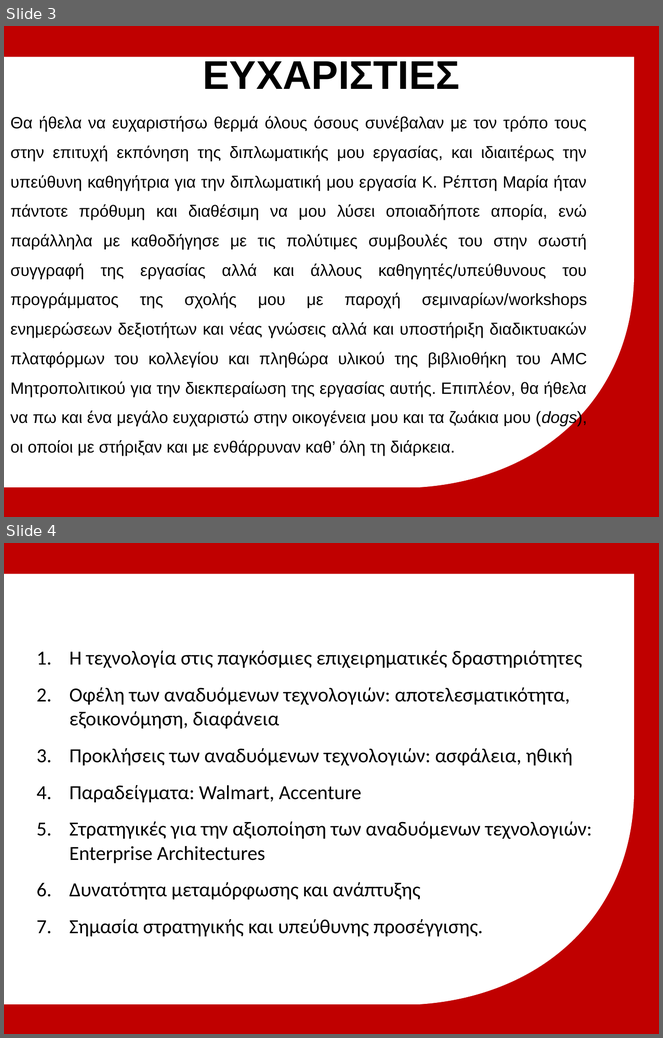
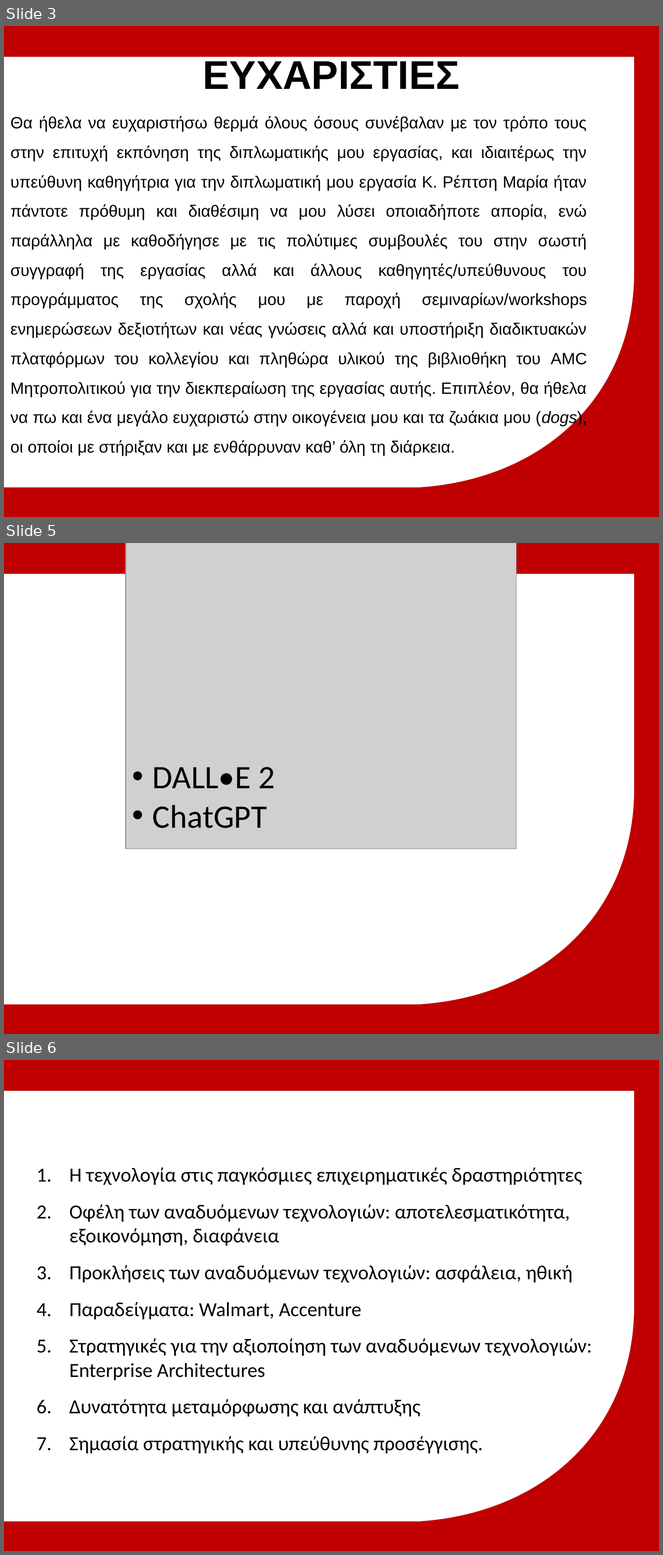
Before and after one commit to michailmarkou1995/MBA, a slide deck: Spiritual Wellbeing IV Professional Development and Applied Research/Μητροπολιτικό Κολλέγιο_ΣΕΚΦ[Μιχαηλ Μαρκου] IT in Global Business.pptx. Shown one above the other, each under a label of ours: slides 3 and 4 before the commit, slides 3, 5 and 6 after it; the slides between them are not shown. The pictures are 663x1038 and 663x1555 pixels, drawn with LibreOffice and Linux fonts; fonts in the diff are those of the drawing; grey boxes stand for pictures; background and template pictures are left out. Boxes give left, top, right and bottom in pixels: in the first picture for what was removed or moved away, otherwise in the second. Text is boxed around its words. In the diff, an @@ line names an element or a change of style, - is before the commit and + after.

```diff
--- a/Spiritual Wellbeing IV Professional Development and Applied Research/Μητροπολιτικό Κολλέγιο_ΣΕΚΦ[Μιχαηλ Μαρκου] IT in Global Business.pptx
+++ b/Spiritual Wellbeing IV Professional Development and Applied Research/Μητροπολιτικό Κολλέγιο_ΣΕΚΦ[Μιχαηλ Μαρκου] IT in Global Business.pptx
@@ slide 5 added at [4, 543, 659, 1034], background #C00000; not listed: 1 template element that a slide beside it also shows @@
@@ picture added at [126, 543, 516, 849] @@
@@ text added at [153, 767, 275, 828], 36 pt, text #000000 @@
+• DALL•E 2
+• ChatGPT
@@ what was slide 4 is now slide 6 @@
```
Also in this commit, not shown: 2 other slides added.
